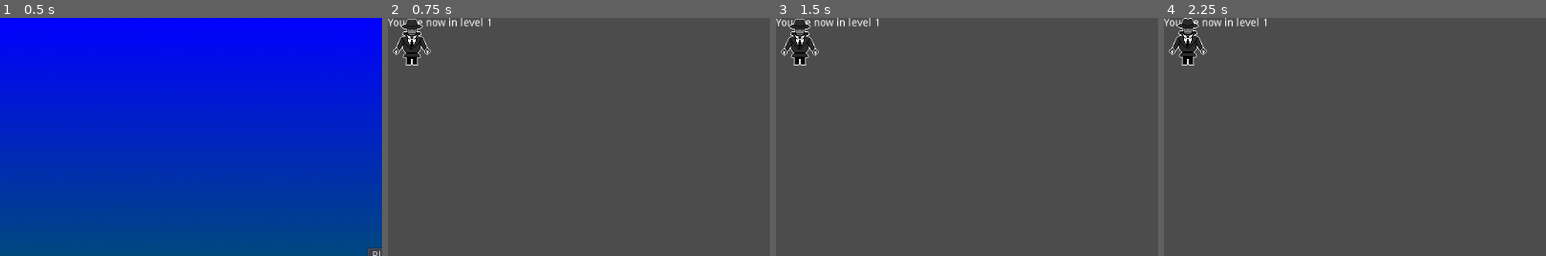
Above: before the commit, frames 1-4 (left to right).
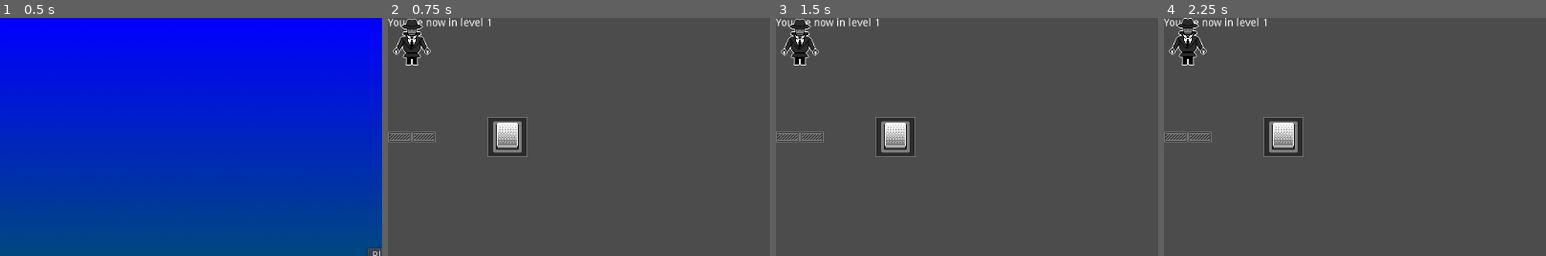
Above: after the commit, the same moments.

Repository: Hawk777/mechanoscuro
Game: Godot game, scene res://main_menu/main_menu.tscn
Two runs of this game, one before a commit and one after it. Both use one fixed random seed, a clock stepped at 60 frames per second and the inputs below.
Inputs:
- Up to frame 1 (0.5 s): no input
- Up to frame 2 (0.75 s): click "Play" at 0.5 s
- Up to frame 3 (1.5 s): tap Enter at 1.25 s
- Up to frame 4 (2.25 s): tap Space at 2 s
The pictures show only the part of the screen within x 0-50%, y 0-50%; the shares and areas given below are measured in that part.

Frame 1 is identical in both runs. In frame 2, 1.9% of the frame differs, in the area x 0-37%, y 41-59%; in frame 3, 1.9%; in frame 4, 1.9%.

Commit message:
Add pressure plate and door to level 1

Diff:
--- a/levels/01/level.tscn
+++ b/levels/01/level.tscn
@@ -1,6 +1,8 @@
-[gd_scene load_steps=2 format=2]
+[gd_scene load_steps=4 format=2]
 
 [ext_resource path="res://player/player.tscn" type="PackedScene" id=1]
+[ext_resource path="res://door/door.tscn" type="PackedScene" id=2]
+[ext_resource path="res://pressure_plate/pressure_plate.tscn" type="PackedScene" id=3]
 
 [node name="Node2D" type="Node2D"]
 
@@ -13,3 +15,11 @@
 }
 
 [node name="Player" parent="." instance=ExtResource( 1 )]
+
+[node name="PressurePlate" parent="." instance=ExtResource( 3 )]
+position = Vector2( 128, 128 )
+
+[node name="Door" parent="." instance=ExtResource( 2 )]
+position = Vector2( 0, 128 )
+
+[connection signal="pressed" from="PressurePlate" to="Door" method="toggle"]
